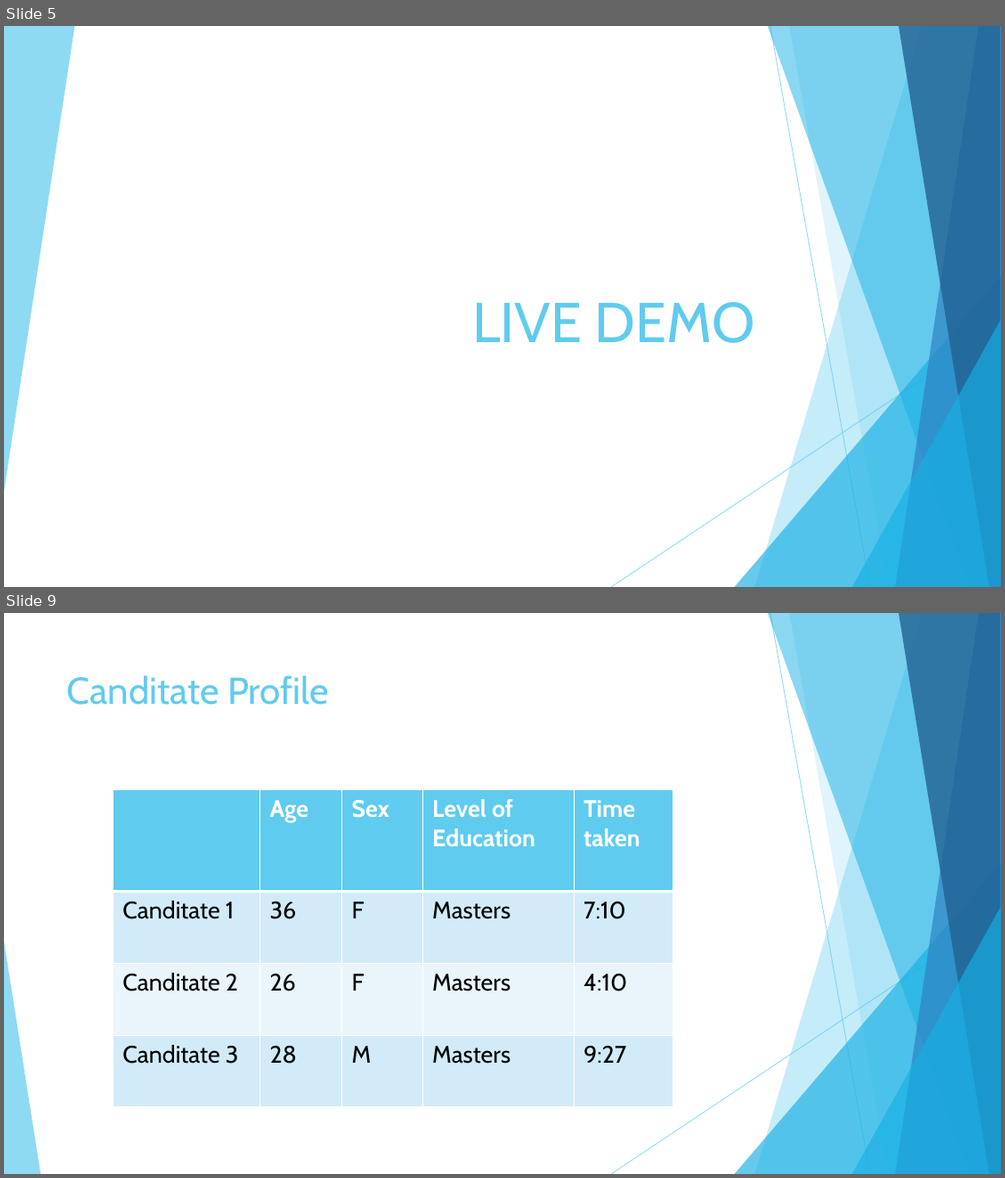
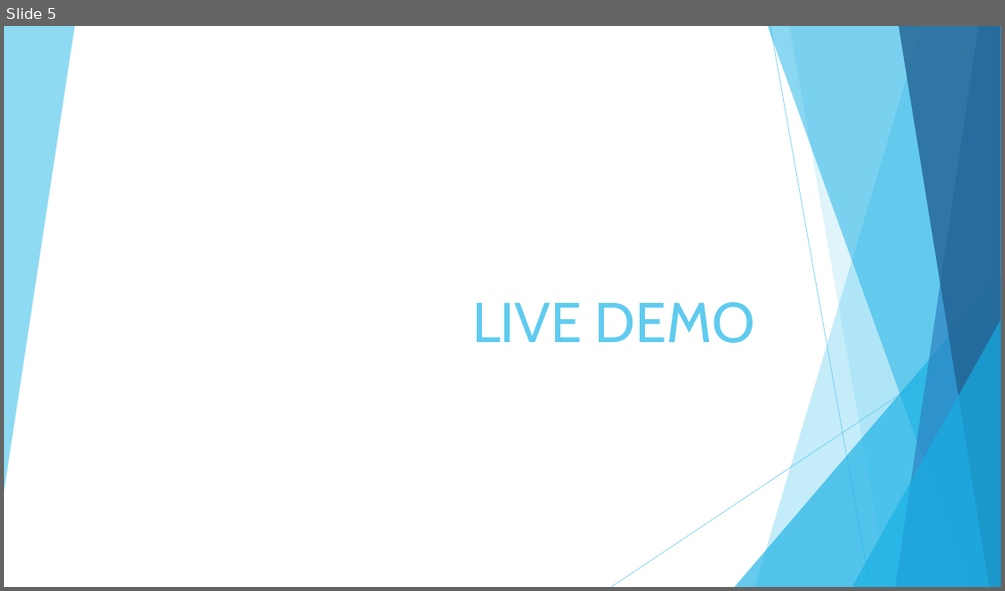
Before and after one commit to jorritvm/infovis, a slide deck: doc/final_presentation/group2_final_presentation.pptx. Shown one above the other, each under a label of ours: slides 5 and 9 before the commit, slide 5 after it; the slides between them are not shown. The pictures are 1005x1178 and 1005x591 pixels, drawn with LibreOffice and Linux fonts; fonts in the diff are those of the drawing. Boxes give left, top, right and bottom in pixels: in the first picture for what was removed or moved away, otherwise in the second. Text is boxed around its words. In the diff, an @@ line names an element or a change of style, - is before the commit and + after.

```diff
--- a/doc/final_presentation/group2_final_presentation.pptx
+++ b/doc/final_presentation/group2_final_presentation.pptx
@@ slide 9 removed at bbox=[4, 613, 1001, 1174], background #FFFFFF; not listed: 9 template elements that a slide beside it also shows @@
@@ title removed at bbox=[67, 675, 329, 705] @@
-Canditate Profile
@@ table removed at bbox=[113, 789, 674, 1107], 4 rows, 5 columns @@
- | Age | Sex | Level of Education | Time taken
-Canditate 1 | 36 | F | Masters | 7:10
-Canditate 2 | 26 | F | Masters | 4:10
-Canditate 3 | 28 | M | Masters | 9:27
@@ triangle removed at bbox=[4, 941, 40, 1174] @@
```
Also in this commit, not shown: 7 slides changed, 3 slides added, 2 other slides removed.
